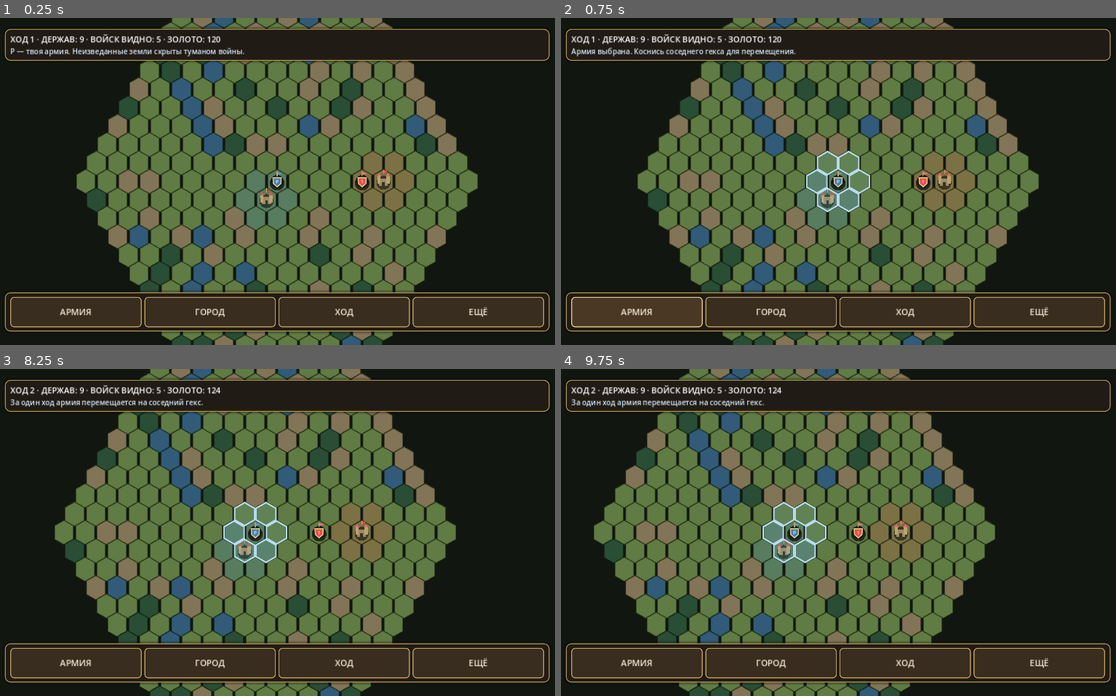
Above: before the commit, frames 1-4 (two rows, left to right).
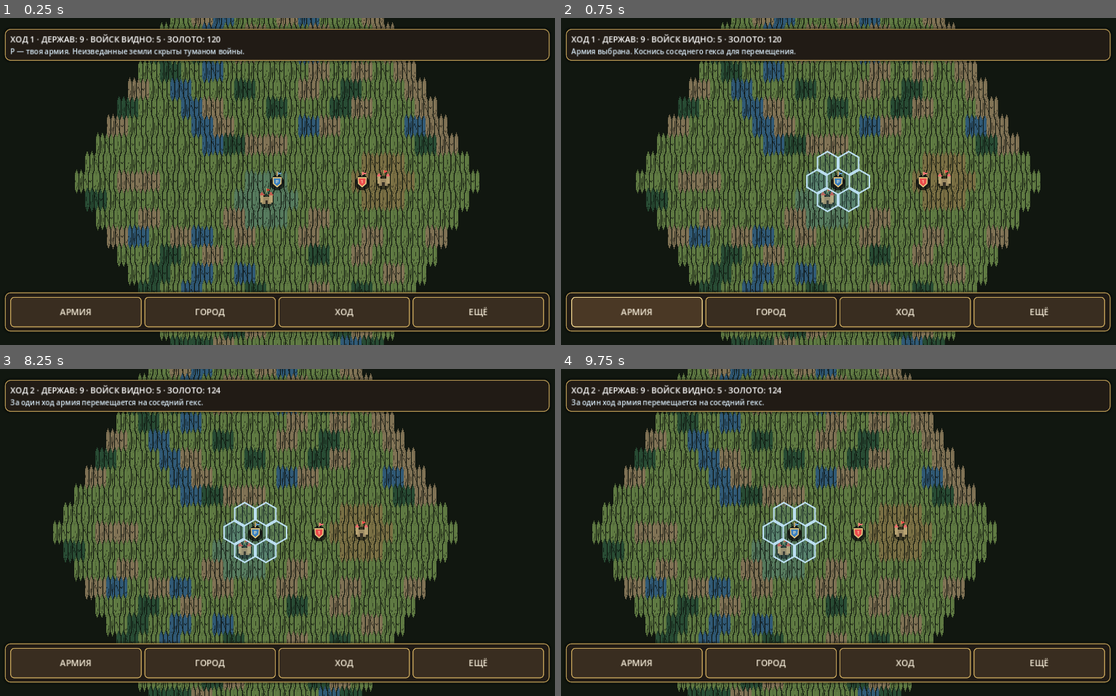
Above: after the commit, the same moments.

Repository: ilonadanelan1-code/-Project-Ember
Game: Godot game, scene res://scenes/strategy_map.tscn
The game is run twice, just before and just after one commit, with the same random seed, the same clock (stepped at 60 frames per second) and the same inputs.
Inputs (mouse positions are in pixels of both pictures, inside the frame that each line leads up to):
- Up to frame 1 (0.25 s): no input
- Up to frame 2 (0.75 s): click "АРМИЯ" at 0.5 s
- Up to frame 3 (8.25 s): click "ГОРОД" at 1.25 s; click "ХОД" at 2 s; click "ЕЩЁ" at 2.75 s; click "НОВАЯ КАМПАНИЯ" at 3.5 s; click "НОВАЯ КАМПАНИЯ" at 4.25 s; click "НАСТРОЙКИ" at 5 s; click "КОРОЛЕВСТВА" at 5.75 s; click "ЗАКРЫТЬ" at 6.5 s; click "ЗАКРЫТЬ" at 7.25 s; tap Enter at 8 s; move the mouse to (405, 516) at 8.02 s; hold Right from 8.03 s (still down); hold Shift from 8.03 s (still down); click (405, 516) at 8.17 s
- Up to frame 4 (9.75 s): release Right at 8.75 s; release Shift at 8.75 s; tap Space at 8.75 s; drag from (721, 548) to (810, 597) at 8.77 s; tap Enter at 9.5 s; move the mouse to (894, 460) at 9.52 s; hold Right from 9.53 s (still down); tap Q at 9.6 s

The runs differ from the first frame. In frame 1, 21% of the frame differs, in the area x 13-87%, y 0-100%; in frame 2, 21%; in frame 3, 21%; in frame 4, 21%.

Commit message:
Project Ember v0.10.4 — illustrated low-poly strategic terrain

Diff:
--- a/project_ember/scripts/hex_map_batch_renderer.gd
+++ b/project_ember/scripts/hex_map_batch_renderer.gd
@@ -2,10 +2,36 @@
 class_name HexMapBatchRenderer
 
 ## One batched MultiMesh draws every visible strategic hex.
-## No per-cell CanvasItem draw calls or scene nodes are created.
+## Terrain-specific atlas motifs and per-instance orientation keep the map
+## varied without creating per-cell nodes or additional draw calls.
 
 const TEXTURE_WIDTH := 64
 const TEXTURE_HEIGHT := 72
+const TERRAIN_VARIANT_COUNT := 5
+const VARIANT_GRASS := 0
+const VARIANT_FOREST := 1
+const VARIANT_HILLS := 2
+const VARIANT_WATER := 3
+const VARIANT_LOD := 4
+
+const TERRAIN_SHADER_CODE := """
+shader_type canvas_item;
+render_mode blend_mix;
+
+void fragment() {
+	float variant = clamp(floor(INSTANCE_CUSTOM.r + 0.5), 0.0, 4.0);
+	float turn_index = floor(clamp(INSTANCE_CUSTOM.g, 0.0, 0.999) * 6.0);
+	float angle = turn_index * (PI / 3.0);
+	float c = cos(angle);
+	float s = sin(angle);
+	vec2 centered_uv = UV - vec2(0.5);
+	vec2 rotated_uv = mat2(c, -s, s, c) * centered_uv + vec2(0.5);
+	rotated_uv = clamp(rotated_uv, vec2(0.018), vec2(0.982));
+	vec2 atlas_uv = vec2((variant + rotated_uv.x) / 5.0, rotated_uv.y);
+	vec4 tile = texture(TEXTURE, atlas_uv);
+	COLOR = vec4(tile.rgb * COLOR.rgb, tile.a * COLOR.a);
+}
+"""
 
 var _instance: MultiMeshInstance2D
 var _multimesh: MultiMesh
@@ -26,6 +52,7 @@
 	_multimesh = MultiMesh.new()
 	_multimesh.transform_format = MultiMesh.TRANSFORM_2D
 	_multimesh.use_colors = true
+	_multimesh.use_custom_data = true
 	_multimesh.mesh = _quad
 	_multimesh.instance_count = 0
 
@@ -34,6 +61,11 @@
 	_instance.multimesh = _multimesh
 	_instance.texture = _make_hex_texture()
 	_instance.texture_filter = CanvasItem.TEXTURE_FILTER_LINEAR
+	var terrain_material := ShaderMaterial.new()
+	var terrain_shader := Shader.new()
+	terrain_shader.code = TERRAIN_SHADER_CODE
+	terrain_material.shader = terrain_shader
+	_instance.material = terrain_material
 	add_child(_instance)
 
 
@@ -41,6 +73,25 @@
 	# The empty world is the unexplored fog layer. Discovered tiles are drawn
 	# above this solid backdrop, so no hidden terrain data is exposed.
 	draw_rect(Rect2(Vector2.ZERO, get_viewport_rect().size), Color("#111710"), true)
+
+
+static func make_instance_data(cell: Vector2i, terrain_kind: String, use_lod: bool = false) -> Color:
+	var variant := VARIANT_LOD if use_lod else terrain_variant_for_kind(terrain_kind)
+	var orientation_hash := cell.x * 374761393 + cell.y * 668265263 + cell.x * cell.y * 1442695041
+	var orientation := float(posmod(orientation_hash, 6)) / 6.0
+	return Color(float(variant), orientation, 0.0, 1.0)
+
+
+static func terrain_variant_for_kind(terrain_kind: String) -> int:
+	match terrain_kind:
+		"forest":
+			return VARIANT_FOREST
+		"hills":
+			return VARIANT_HILLS
+		"water":
+			return VARIANT_WATER
+		_:
+			return VARIANT_GRASS
 
 
 func set_map_tiles(
@@ -48,23 +99,28 @@
 		centers: PackedVector2Array,
 		colors: PackedColorArray,
 		tile_size: Vector2,
-		zoom: float
+		zoom: float,
+		custom_data: PackedColorArray = PackedColorArray()
 ) -> void:
 	var source_count := mini(cells.size(), mini(centers.size(), colors.size()))
 	_last_source_cell_count = source_count
+	var has_custom_data := custom_data.size() >= source_count
 	var chunk_size := 1
 	if zoom <= 0.22:
 		chunk_size = 6
 	if chunk_size == 1:
 		var direct_centers := PackedVector2Array()
 		var direct_colors := PackedColorArray()
+		var direct_custom_data := PackedColorArray()
 		direct_centers.resize(source_count)
 		direct_colors.resize(source_count)
+		direct_custom_data.resize(source_count)
 		for index in range(source_count):
 			direct_centers[index] = centers[index]
 			direct_colors[index] = colors[index]
+			direct_custom_data[index] = custom_data[index] if has_custom_data else make_instance_data(cells[index], "grass")
 		_last_lod_chunk_size = 1
-		set_tiles(direct_centers, direct_colors, tile_size, zoom)
+		set_tiles(direct_centers, direct_colors, tile_size, zoom, direct_custom_data)
 		return
 
 	var buckets: Dictionary = {}
@@ -90,8 +146,9 @@
 
 	var lod_centers := PackedVector2Array()
 	var lod_colors := PackedColorArray()
-	for bucket_value in buckets.values():
-		var bucket: Dictionary = bucket_value
+	var lod_custom_data := PackedColorArray()
+	for bucket_key_value in buckets.keys():
+		var bucket: Dictionary = buckets[bucket_key_value]
 		var count := int(bucket["count"])
 		if count <= 0:
 			continue
@@ -104,18 +161,26 @@
 		var average_position: Vector2 = bucket["position"]
 		lod_centers.append(average_position / float(count))
 		lod_colors.append(average_color)
+		var chunk_cell: Vector2i = bucket_key_value
+		lod_custom_data.append(make_instance_data(chunk_cell, "grass", true))
 
 	_last_lod_chunk_size = chunk_size
-	set_tiles(lod_centers, lod_colors, tile_size * float(chunk_size), zoom)
-
-
-func set_tiles(centers: PackedVector2Array, colors: PackedColorArray, tile_size: Vector2, zoom: float) -> void:
+	set_tiles(lod_centers, lod_colors, tile_size * float(chunk_size), zoom, lod_custom_data)
+
+
+func set_tiles(
+		centers: PackedVector2Array,
+		colors: PackedColorArray,
+		tile_size: Vector2,
+		zoom: float,
+		custom_data: PackedColorArray = PackedColorArray()
+) -> void:
 	if not is_instance_valid(_multimesh) or not is_instance_valid(_instance):
 		return
 	var count := mini(centers.size(), colors.size())
 	if _multimesh.instance_count != count:
 		_multimesh.instance_count = count
-	_multimesh.visible_instance_count = count
+		_multimesh.visible_instance_count = count
 	_last_instance_count = count
 	var scaled_size := tile_size * zoom
 	for index in range(count):
@@ -127,6 +192,8 @@
 		)
 		_multimesh.set_instance_transform_2d(index, transform)
 		_multimesh.set_instance_color(index, colors[index])
+		var instance_data := custom_data[index] if index < custom_data.size() else Color(float(VARIANT_LOD), 0.0, 0.0, 1.0)
+		_multimesh.set_instance_custom_data(index, instance_data)
 	_last_zoom = zoom
 
 
@@ -154,9 +221,41 @@
 	return _hex_texture
 
 
+func get_instance_custom_data(index: int) -> Color:
+	if not is_instance_valid(_multimesh) or index < 0 or index >= _last_instance_count:
+		return Color.TRANSPARENT
+	return _multimesh.get_instance_custom_data(index)
+
+
+func is_using_instance_custom_data() -> bool:
+	return is_instance_valid(_multimesh) and _multimesh.use_custom_data
+
+
+func get_terrain_variant_count() -> int:
+	return TERRAIN_VARIANT_COUNT
+
+
 func _make_hex_texture() -> ImageTexture:
-	var image := Image.create(TEXTURE_WIDTH, TEXTURE_HEIGHT, false, Image.FORMAT_RGBA8)
-	image.fill(Color(0.0, 0.0, 0.0, 0.0))
+	var atlas := Image.create(TEXTURE_WIDTH * TERRAIN_VARIANT_COUNT, TEXTURE_HEIGHT, false, Image.FORMAT_RGBA8)
+	atlas.fill(Color(0.0, 0.0, 0.0, 0.0))
+	for variant in range(TERRAIN_VARIANT_COUNT):
+		_draw_hex_base(atlas, variant * TEXTURE_WIDTH)
+		match variant:
+			VARIANT_GRASS:
+				_draw_grass_motif(atlas, variant * TEXTURE_WIDTH)
+			VARIANT_FOREST:
+				_draw_forest_motif(atlas, variant * TEXTURE_WIDTH)
+			VARIANT_HILLS:
+				_draw_hills_motif(atlas, variant * TEXTURE_WIDTH)
+			VARIANT_WATER:
+				_draw_water_motif(atlas, variant * TEXTURE_WIDTH)
+			VARIANT_LOD:
+				_draw_lod_motif(atlas, variant * TEXTURE_WIDTH)
+	_hex_texture = ImageTexture.create_from_image(atlas)
+	return _hex_texture
+
+
+func _draw_hex_base(image: Image, offset_x: int) -> void:
 	var polygon := PackedVector2Array([
 		Vector2(32.0, 2.0),
 		Vector2(59.0, 17.0),
@@ -169,26 +268,110 @@
 	for point in polygon:
 		shadow_polygon.append(point + Vector2(0.0, 2.0))
 
-	for y in range(TEXTURE_HEIGHT):
-		for x in range(TEXTURE_WIDTH):
-			var point := Vector2(float(x) + 0.5, float(y) + 0.5)
+	for local_y in range(TEXTURE_HEIGHT):
+		for local_x in range(TEXTURE_WIDTH):
+			var point := Vector2(float(local_x) + 0.5, float(local_y) + 0.5)
 			var in_hex := Geometry2D.is_point_in_polygon(point, polygon)
 			var in_shadow := Geometry2D.is_point_in_polygon(point, shadow_polygon)
+			var x := offset_x + local_x
 			if not in_hex:
 				if in_shadow:
-					image.set_pixel(x, y, Color(0.28, 0.31, 0.28, 0.42))
+					image.set_pixel(x, local_y, Color(0.28, 0.31, 0.28, 0.42))
 				continue
 			var edge_distance := 999.0
 			for edge_index in range(polygon.size()):
 				var a := polygon[edge_index]
 				var b := polygon[(edge_index + 1) % polygon.size()]
 				edge_distance = minf(edge_distance, Geometry2D.get_closest_point_to_segment(point, a, b).distance_to(point))
-			if edge_distance < 2.0:
-				image.set_pixel(x, y, Color(0.54, 0.58, 0.52, 1.0))
-			elif point.y < 13.0:
-				image.set_pixel(x, y, Color(1.0, 1.0, 0.96, 1.0))
-			else:
-				image.set_pixel(x, y, Color.WHITE)
-
-	_hex_texture = ImageTexture.create_from_image(image)
-	return _hex_texture
+			var vertical_light := 0.96 + (1.0 - float(local_y) / float(TEXTURE_HEIGHT)) * 0.10
+			var side_facet := 0.025 if local_x < 32 else -0.025
+			var shade := clampf(vertical_light + side_facet, 0.82, 1.08)
+			if edge_distance < 1.8:
+				shade = 1.10
+			elif edge_distance < 4.2:
+				shade *= 0.80
+			image.set_pixel(x, local_y, Color(shade, shade, shade, 1.0))
+
+
+func _draw_grass_motif(image: Image, offset_x: int) -> void:
+	for origin in [Vector2(17, 43), Vector2(42, 31), Vector2(31, 21)]:
+		_draw_shade_line(image, offset_x, origin, origin + Vector2(-4, -8), 1, 0.76)
+		_draw_shade_line(image, offset_x, origin, origin + Vector2(0, -10), 1, 0.72)
+		_draw_shade_line(image, offset_x, origin, origin + Vector2(4, -7), 1, 0.82)
+		_draw_shade_line(image, offset_x, origin + Vector2(0, -2), origin + Vector2(5, -6), 1, 1.08)
+
+
+func _draw_forest_motif(image: Image, offset_x: int) -> void:
+	_draw_shade_line(image, offset_x, Vector2(18, 43), Vector2(18, 28), 2, 0.62)
+	_draw_shade_line(image, offset_x, Vector2(42, 48), Vector2(42, 32), 2, 0.62)
+	_draw_shade_line(image, offset_x, Vector2(31, 30), Vector2(31, 18), 2, 0.66)
+	_draw_shade_disk(image, offset_x, Vector2(18, 27), 7, 0.72)
+	_draw_shade_disk(image, offset_x, Vector2(42, 31), 8, 0.70)
+	_draw_shade_disk(image, offset_x, Vector2(31, 18), 6, 0.68)
+	_draw_shade_disk(image, offset_x, Vector2(15, 25), 2, 1.12)
+	_draw_shade_disk(image, offset_x, Vector2(39, 28), 2, 1.12)
+	_draw_shade_disk(image, offset_x, Vector2(29, 16), 2, 1.10)
+
+
+func _draw_hills_motif(image: Image, offset_x: int) -> void:
+	_draw_shade_line(image, offset_x, Vector2(9, 47), Vector2(22, 34), 2, 0.70)
+	_draw_shade_line(image, offset_x, Vector2(22, 34), Vector2(33, 38), 2, 1.10)
+	_draw_shade_line(image, offset_x, Vector2(33, 38), Vector2(54, 24), 2, 0.74)
+	_draw_shade_line(image, offset_x, Vector2(10, 52), Vector2(23, 40), 1, 1.10)
+	_draw_shade_line(image, offset_x, Vector2(23, 40), Vector2(35, 44), 1, 0.82)
+	_draw_shade_line(image, offset_x, Vector2(35, 44), Vector2(53, 32), 1, 1.08)
+	_draw_shade_line(image, offset_x, Vector2(15, 57), Vector2(25, 49), 1, 0.84)
+
+
+func _draw_water_motif(image: Image, offset_x: int) -> void:
+	for wave_index in range(3):
+		var base_y := 25.0 + float(wave_index) * 11.0
+		var previous := Vector2(12.0, base_y)
+		for point_index in range(1, 7):
+			var x := 12.0 + float(point_index) * 6.0
+			var y := base_y + sin(float(point_index) * 1.2 + float(wave_index)) * 2.2
+			var next_point := Vector2(x, y)
+			_draw_shade_line(image, offset_x, previous, next_point, 1, 1.10 if wave_index != 1 else 0.78)
+			previous = next_point
+	_draw_shade_line(image, offset_x, Vector2(21, 18), Vector2(31, 17), 1, 1.08)
+	_draw_shade_line(image, offset_x, Vector2(35, 55), Vector2(44, 54), 1, 1.08)
+
+
+func _draw_lod_motif(image: Image, offset_x: int) -> void:
+	# At continent scale use restrained topographic contours rather than
+	# magnifying individual trees, grass blades or waves.
+	_draw_shade_line(image, offset_x, Vector2(14, 25), Vector2(24, 19), 1, 0.90)
+	_draw_shade_line(image, offset_x, Vector2(24, 19), Vector2(41, 23), 1, 0.90)
+	_draw_shade_line(image, offset_x, Vector2(41, 23), Vector2(50, 34), 1, 0.90)
+	_draw_shade_line(image, offset_x, Vector2(12, 39), Vector2(24, 34), 1, 1.08)
+	_draw_shade_line(image, offset_x, Vector2(24, 34), Vector2(39, 38), 1, 1.08)
+	_draw_shade_line(image, offset_x, Vector2(39, 38), Vector2(51, 47), 1, 1.08)
+
+
+func _draw_shade_line(image: Image, offset_x: int, start: Vector2, finish: Vector2, width: int, shade: float) -> void:
+	var distance := start.distance_to(finish)
+	var steps := maxi(1, ceili(distance * 2.0))
+	for step in range(steps + 1):
+		var point := start.lerp(finish, float(step) / float(steps))
+		for dy in range(-width, width + 1):
+			for dx in range(-width, width + 1):
+				if dx * dx + dy * dy > width * width + 1:
+					continue
+				_shade_pixel(image, offset_x + roundi(point.x) + dx, roundi(point.y) + dy, shade)
+
+
+func _draw_shade_disk(image: Image, offset_x: int, center: Vector2, radius: int, shade: float) -> void:
+	for y in range(-radius, radius + 1):
+		for x in range(-radius, radius + 1):
+			if x * x + y * y <= radius * radius:
+				_shade_pixel(image, offset_x + roundi(center.x) + x, roundi(center.y) + y, shade)
+
+
+func _shade_pixel(image: Image, x: int, y: int, shade: float) -> void:
+	if x < 0 or x >= image.get_width() or y < 0 or y >= image.get_height():
+		return
+	var current := image.get_pixel(x, y)
+	if current.a < 0.95:
+		return
+	var value := clampf(current.r * shade, 0.42, 1.16)
+	image.set_pixel(x, y, Color(value, value, value, current.a))
--- a/project_ember/scripts/strategy_map.gd
+++ b/project_ember/scripts/strategy_map.gd
@@ -94,12 +94,15 @@
 	_refresh_owner_lookup()
 	var centers := PackedVector2Array()
 	var colors := PackedColorArray()
+	var terrain_data := PackedColorArray()
 	centers.resize(_cells.size())
 	colors.resize(_cells.size())
+	terrain_data.resize(_cells.size())
 	for index in range(_cells.size()):
 		var cell: Vector2i = _cells[index]
 		centers[index] = _hex_center(cell)
-		var tint := _terrain_color(CampaignState.get_world_terrain(cell))
+		var terrain_kind := CampaignState.get_world_terrain(cell)
+		var tint := _terrain_color(terrain_kind)
 		var owner_id := int(_owner_lookup.get(cell, -1))
 		if owner_id == -2:
 			tint = tint.lerp(PLAYER_TEAM_COLOR, 0.22)
@@ -108,8 +111,9 @@
 		if not CampaignState.is_cell_visible(cell):
 			tint = tint.darkened(0.58)
 		colors[index] = tint
+		terrain_data[index] = HexMapBatchRendererScript.make_instance_data(cell, terrain_kind)
 	if is_instance_valid(_terrain_renderer):
-		_terrain_renderer.set_map_tiles(_cells, centers, colors, Vector2(56.0, 64.0), _map_zoom)
+		_terrain_renderer.set_map_tiles(_cells, centers, colors, Vector2(56.0, 64.0), _map_zoom, terrain_data)
 
 	# Explored cities remain on the map as remembered locations. Enemy armies,
 	# unlike cities, are shown only while currently inside the player's sight.
--- a/project_ember/tests/map_batch_renderer_smoke_test.gd
+++ b/project_ember/tests/map_batch_renderer_smoke_test.gd
@@ -22,23 +22,32 @@
 	root.add_child(renderer)
 	await process_frame
 
-	_check(renderer.get_texture() is ImageTexture, "hex texture is generated once at runtime")
+	_check(renderer.get_texture() is ImageTexture, "terrain atlas is generated once at runtime")
+	_check(renderer.get_texture().get_width() == 64 * 5 and renderer.get_texture().get_height() == 72, "five low-poly terrain motifs share one compact atlas")
+	_check(renderer.get_terrain_variant_count() == 5, "four terrain motifs plus one continent-scale motif are available")
+	_check(renderer.is_using_instance_custom_data(), "terrain batch uses per-instance custom data for atlas selection")
 	_check(renderer.get_batched_draw_count() == 0, "empty viewport submits no terrain draw batch")
 
 	var centers := PackedVector2Array()
 	var colors := PackedColorArray()
 	var cells: Array[Vector2i] = []
+	var variants := PackedColorArray()
 	for index in range(1024):
 		var column := index % 32
 		var row := int(index / 32)
+		var cell := Vector2i(column, row)
 		centers.append(Vector2(float(column) * 52.0, float(row) * 45.0))
 		colors.append(Color(0.35 + float(index % 3) * 0.1, 0.55, 0.35, 1.0))
-		cells.append(Vector2i(column, row))
-	renderer.set_tiles(centers, colors, Vector2(56.0, 64.0), 0.9)
+		cells.append(cell)
+		variants.append(Color(float(index % 4), float(posmod(index, 6)) / 6.0, 0.0, 1.0))
 
+	renderer.set_tiles(centers, colors, Vector2(56.0, 64.0), 0.9, variants)
 	_check(renderer.get_tile_instance_count() == 1024, "1024 visible hexes use 1024 instances")
 	_check(renderer.get_batched_draw_count() == 1, "all visible hexes share one terrain draw batch")
-	_check(renderer.get_texture().get_width() == 64 and renderer.get_texture().get_height() == 72, "batched hex texture has the expected compact dimensions")
+	_check(renderer.get_instance_custom_data(0).r == 0.0, "first instance selects grass atlas motif")
+	_check(renderer.get_instance_custom_data(1).r == 1.0, "second instance selects forest atlas motif")
+	_check(renderer.get_instance_custom_data(2).r == 2.0, "third instance selects highland atlas motif")
+	_check(renderer.get_instance_custom_data(3).r == 3.0, "fourth instance selects water atlas motif")
 
 	var small_centers := PackedVector2Array([Vector2(100.0, 100.0), Vector2(160.0, 100.0)])
 	var small_colors := PackedColorArray([Color.WHITE, Color(0.2, 0.4, 0.8, 1.0)])
@@ -46,14 +55,15 @@
 	_check(renderer.get_tile_instance_count() == 2, "renderer correctly resizes to a smaller visible region")
 	_check(renderer.get_batched_draw_count() == 1, "smaller view remains one batch")
 
-	renderer.set_map_tiles(cells, centers, colors, Vector2(56.0, 64.0), 0.9)
+	renderer.set_map_tiles(cells, centers, colors, Vector2(56.0, 64.0), 0.9, variants)
 	_check(renderer.get_lod_chunk_size() == 1, "close zoom keeps individual hex detail")
 	_check(renderer.get_tile_instance_count() == 1024, "close zoom renders every supplied discovered hex")
 
-	renderer.set_map_tiles(cells, centers, colors, Vector2(56.0, 64.0), 0.1)
+	renderer.set_map_tiles(cells, centers, colors, Vector2(56.0, 64.0), 0.1, variants)
 	_check(renderer.get_lod_chunk_size() == 6, "continent zoom activates six-hex LOD chunks")
 	_check(renderer.get_tile_instance_count() <= 36, "1,024 discovered tiles collapse into at most 36 LOD chunks")
 	_check(renderer.get_batched_draw_count() == 1, "LOD chunks remain a single terrain batch")
+	_check(renderer.get_instance_custom_data(0).r == 4.0, "continent LOD uses simplified topographic atlas motif")
 
 	renderer.set_tiles(PackedVector2Array(), PackedColorArray(), Vector2(56.0, 64.0), 0.5)
 	_check(renderer.get_tile_instance_count() == 0, "renderer releases visible instances when no cells are visible")
Not shown, changed: project_ember/VERSION.txt
Not shown, changed: project_ember/ART_BIBLE.md
